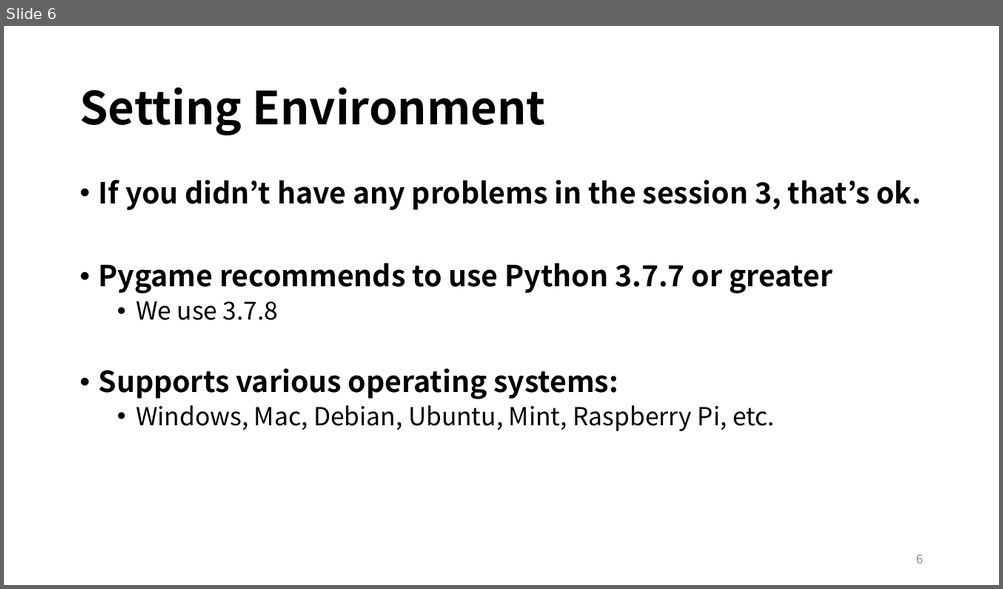
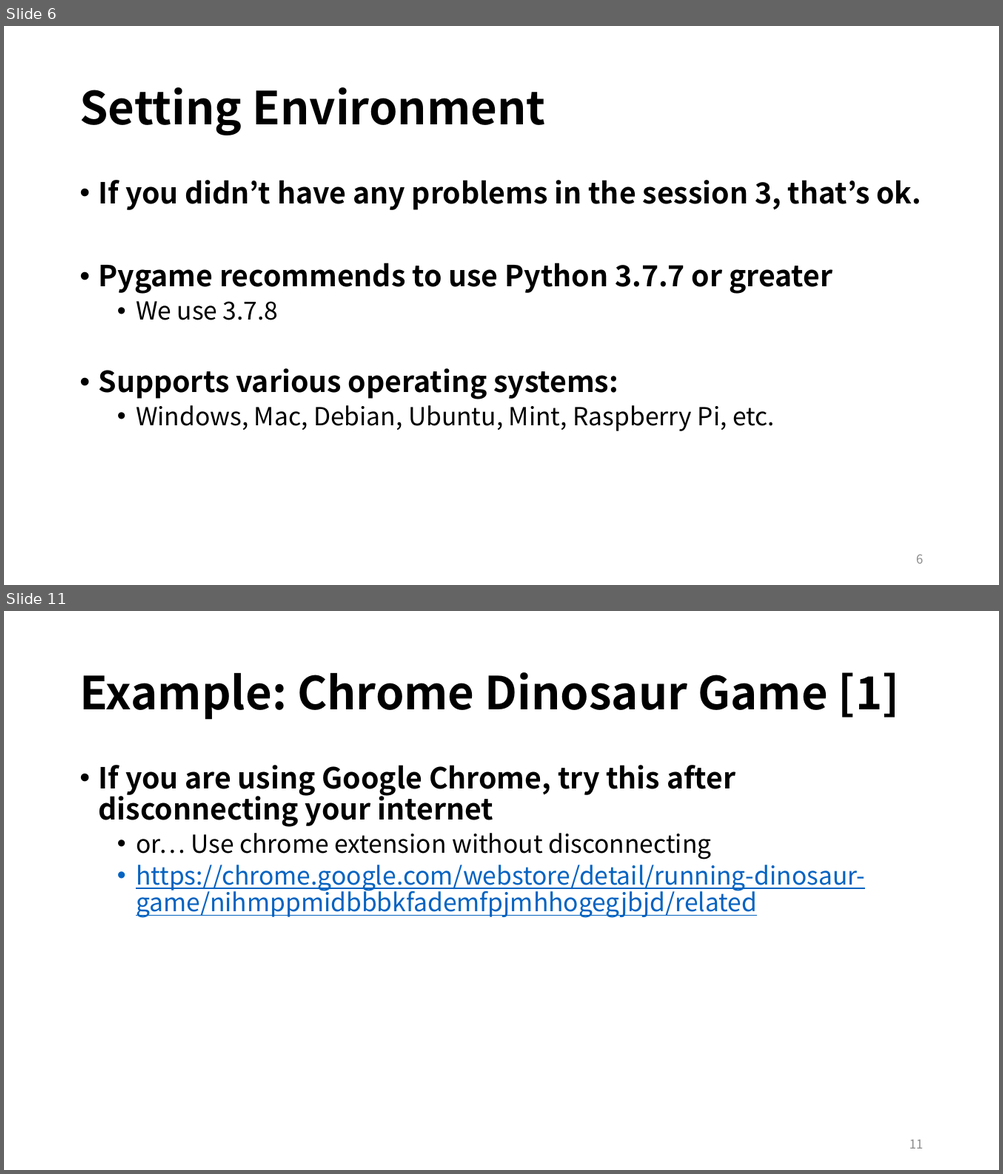
Before and after one commit to EunSeong-Park/EunSeong-Park.github.io, a slide deck: contents/2020_ITinerary/assets/session_4/preclass.pptx. Shown one above the other, each under a label of ours: slide 6 before the commit, slides 6 and 11 after it; the slides between them are not shown. The pictures are 1003x589 and 1003x1174 pixels, drawn with LibreOffice and Linux fonts; fonts in the diff are those of the drawing. Boxes give left, top, right and bottom in pixels: in the first picture for what was removed or moved away, otherwise in the second. Text is boxed around its words. In the diff, an @@ line names an element or a change of style, - is before the commit and + after.

```diff
--- a/contents/2020_ITinerary/assets/session_4/preclass.pptx
+++ b/contents/2020_ITinerary/assets/session_4/preclass.pptx
@@ slide 11 added at <box>4,611,999,1170</box>, background #FFFFFF @@
@@ title added at <box>79,672,899,720</box>, 44 pt, text #000000, bold @@
+Example: Chrome Dinosaur Game [1]
@@ text added at <box>99,765,865,918</box>, 24 pt, text #000000 @@
+• If you are using Google Chrome, try this after disconnecting your internet
+  • or… Use chrome extension without disconnecting
+  • https://chrome.google.com/webstore/detail/running-dinosaur-game/nihmppmidbbbkfademfpjmhhogegjbjd/related
@@ page number added at <box>909,1140,923,1149</box>, 12 pt, text #8C8C8C @@
+11
```
Also in this commit, not shown: 1 slide changed, 46 other slides added, 1 slide removed, 6 other files.
